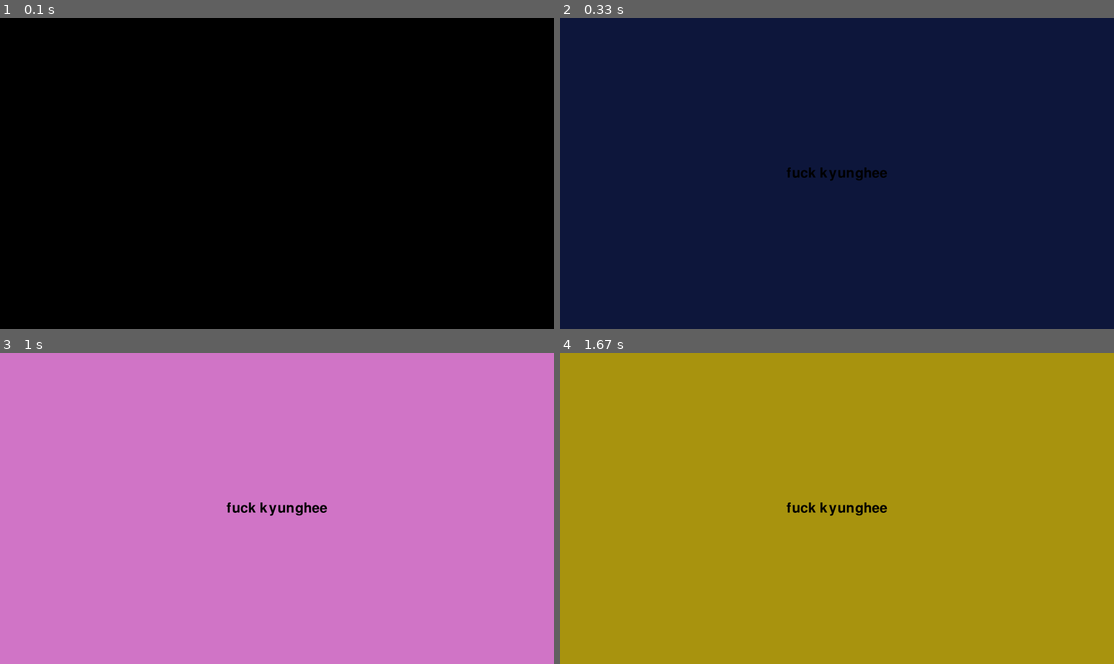
Above: before the commit, frames 1-4 (two rows, left to right).
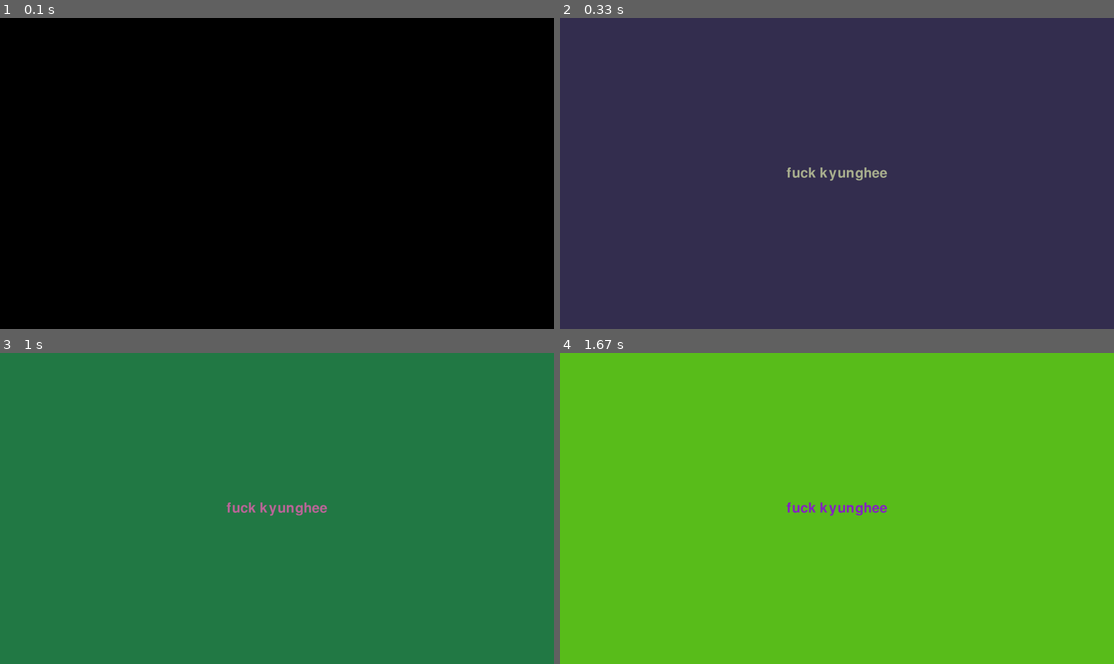
Above: after the commit, the same moments.

Repository: dmin1325/pygame_rgb
Game: pygame game, started from main.py
Two runs of this game, one before a commit and one after it. Both use one fixed random seed, a clock stepped at 60 frames per second and the inputs below.
Inputs:
- Up to frame 1 (0.1 s): no input
- Up to frame 2 (0.33 s): no input
- Up to frame 3 (1 s): no input
- Up to frame 4 (1.67 s): no input

Frame 1 is identical in both runs. In frame 2, 100% of the frame differs, in the area x 0-100%, y 0-100%; in frame 3, 100%; in frame 4, 100%.

Commit message:
Update main.py

Diff:
--- a/main.py
+++ b/main.py
@@ -11,17 +11,17 @@
 black = (0, 0, 0)
 fps = 30
 
+r = 0
+g = 0
+b = 0
+
 pygame.init()  # 초기화
 
 pygame.display.set_caption('집 보내줘....')  # 창 제목 설정
 displaysurf = pygame.display.set_mode((width, height), 0, 32)  # 메인 디스플레이를 설정한다
 clock = pygame.time.Clock()  # 시간 설정
 
-gulimfont = pygame.font.SysFont('굴림', 70)  # 서체 설정
-helloworld = gulimfont.render('fuck kyunghee', 1, black)
-# .render() 함수에 내용과 안티앨리어싱, 색을 전달하여 글자 이미지 생성
-hellorect = helloworld.get_rect()  # 생성한 이미지의 rect 객체를 가져온다
-hellorect.center = (width / 2, height / 2)  # 해당 rect의 중앙을 화면 중앙에 맞춘다
+
 
 while True:  # 아래의 코드를 무한 반복한다.
     for event in pygame.event.get():  # 발생한 입력 event 목록의 event마다 검사
@@ -29,12 +29,29 @@
             pygame.quit()  # pygame을 종료한다
             sys.exit()  # 창을 닫는다
 
-    a = random.randint(1, 225)
-    b = random.randint(1, 225)
-    c = random.randint(1, 225)
+    a = random.randint(1, 224)
+    b = random.randint(1, 224)
+    c = random.randint(1, 224)
     white = (a, b, c)
-    displaysurf.fill(white)  # displaysurf를 하얀색으로 채운다
+
+    r = 224 - a
+    g = 224 - b
+    b = 224 - c
+
+
+
+
+
+    black =(r, g, b)
     time.sleep(0.1)
+
+    gulimfont = pygame.font.SysFont('굴림', 70)  # 서체 설정
+    helloworld = gulimfont.render('fuck kyunghee', 1, black)
+    # .render() 함수에 내용과 안티앨리어싱, 색을 전달하여 글자 이미지 생성
+    hellorect = helloworld.get_rect()  # 생성한 이미지의 rect 객체를 가져온다
+    hellorect.center = (width / 2, height / 2)  # 해당 rect의 중앙을 화면 중앙에 맞춘다
+
+    displaysurf.fill(white)  # displaysurf를 램덤 색상으로 0.1초마다 채운다
     displaysurf.blit(helloworld, hellorect)  # displaysurf의 hellorect의 위치에 helloworld를 뿌린다
 
     pygame.display.update()  # 화면을 업데이트한다
